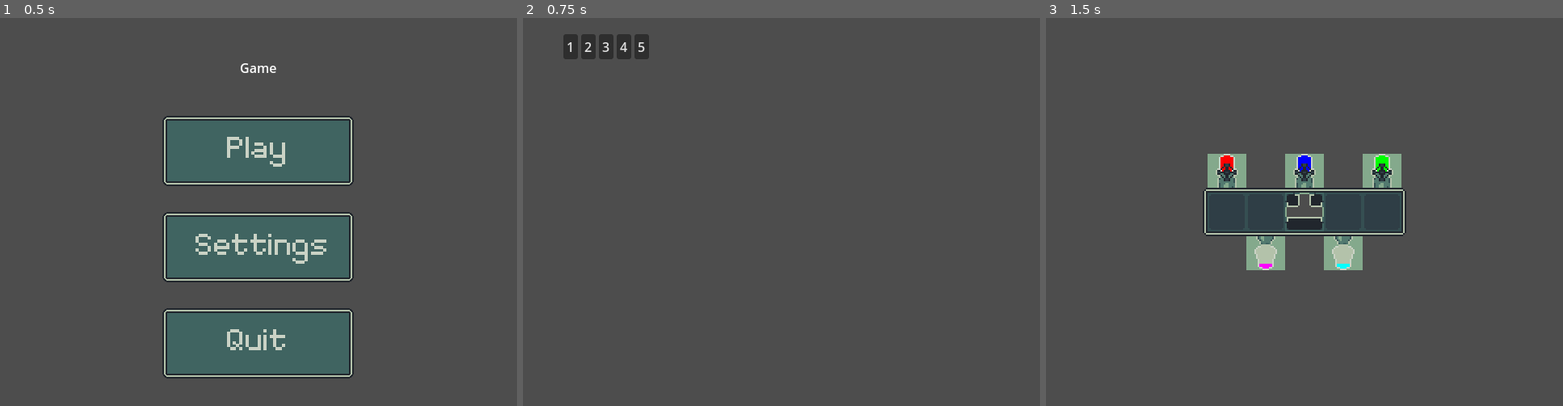
Above: before the commit, frames 1-3 (left to right).
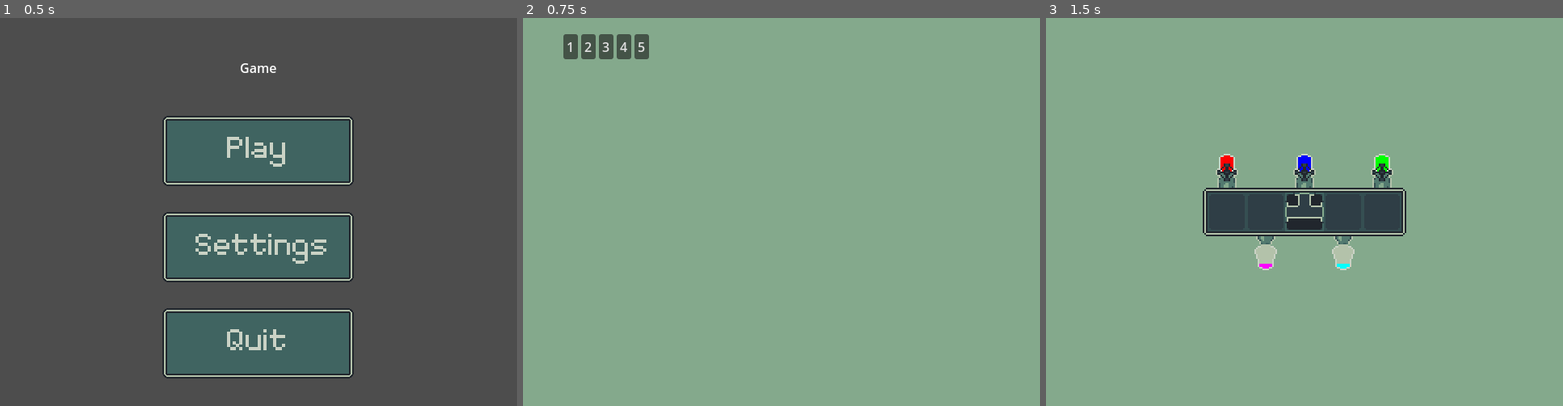
Above: after the commit, the same moments.

Repository: feargrinn/spacejam2024
Game: Godot game, scene res://node_2d.tscn
The game is run twice, just before and just after one commit, with the same random seed, the same clock (stepped at 60 frames per second) and the same inputs.
Inputs (mouse positions are in pixels of both pictures, inside the frame that each line leads up to):
- Up to frame 1 (0.5 s): no input
- Up to frame 2 (0.75 s): click (781, 149) at 0.5 s
- Up to frame 3 (1.5 s): click "1" at 1.25 s

Frame 1 is identical in both runs. In frame 2, 100% of the frame differs, in the area x 0-100%, y 0-100%; in frame 3, 92%.

Commit message:
tiles 7

Diff:
--- a/Tile.gd
+++ b/Tile.gd
@@ -3,6 +3,8 @@
 class_name Tile
 
 var paint_script = preload("res://Paint.gd")
+var transparent_texture: Texture2D
+var opaque_texture: Texture2D
 
 const Direction = {
 	UP = 0,
@@ -45,6 +47,7 @@
 	is_painted = false
 	pipe_size = 1.
 	texture_filter = CanvasItem.TEXTURE_FILTER_NEAREST
+	texture = opaque_texture
 
 # Called every frame. 'delta' is the elapsed time since the previous frame.
 func _process(delta):
@@ -62,6 +65,7 @@
 		remove_child(color)
 	else:
 		is_painted = true
+		texture = transparent_texture
 
 	color = _color
 	add_child(color)
--- a/Tiles/EmptyTile.gd
+++ b/Tiles/EmptyTile.gd
@@ -5,7 +5,10 @@
 
 # Called when the node enters the scene tree for the first time.
 func _ready():
-	texture = preload("res://images/tile_24x24_empty.png")
+	opaque_texture = preload("res://images/tile_24x24_empty.png")
+	transparent_texture = preload("res://images/tile_24x24_empty.png")
+
+	super._ready()
 
 
 # Called every frame. 'delta' is the elapsed time since the previous frame.
--- a/Tiles/InputTile.gd
+++ b/Tiles/InputTile.gd
@@ -8,9 +8,11 @@
 func _ready():
 	super._ready()
 	links.append(Direction.DOWN)
+
+	transparent_texture = preload("res://images/tile_24x24_input_transparent.png")
+
+	super._ready()
 	set_color(color)
-
-	texture = preload("res://images/tile_24x24_input_transparent.png")
 
 # Called every frame. 'delta' is the elapsed time since the previous frame.
 func _process(delta):
--- a/Tiles/LTile.gd
+++ b/Tiles/LTile.gd
@@ -7,7 +7,10 @@
 	links.append(Direction.UP)
 	links.append(Direction.RIGHT)
 
-	texture = preload("res://images/tile_24x24_L.png")
+	opaque_texture = preload("res://images/tile_24x24_L_opaque.png")
+	transparent_texture = preload("res://images/tile_24x24_L.png")
+
+	super._ready()
 
 # Called every frame. 'delta' is the elapsed time since the previous frame.
 func _process(delta):
--- a/Tiles/OutputTile.gd
+++ b/Tiles/OutputTile.gd
@@ -12,9 +12,10 @@
 func _ready():
 	super._ready()
 	links.append(Direction.UP)
+	transparent_texture = preload("res://images/tile_24x24_output_partially_transparent.png")
+
+	super._ready()
 	set_color(color)
-
-	texture = preload("res://images/tile_24x24_output_partially_transparent.png")
 
 # Called every frame. 'delta' is the elapsed time since the previous frame.
 func _process(delta):
--- a/Tiles/StraightTile.gd
+++ b/Tiles/StraightTile.gd
@@ -8,7 +8,10 @@
 	links.append(Direction.UP)
 	links.append(Direction.DOWN)
 
-	texture = preload("res://images/tile_24x24_I.png")
+	opaque_texture = preload("res://images/tile_24x24_I_opaque.png")
+	transparent_texture = preload("res://images/tile_24x24_I.png")
+
+	super._ready()
 
 # Called every frame. 'delta' is the elapsed time since the previous frame.
 func _process(delta):
--- a/Tiles/TTile.gd
+++ b/Tiles/TTile.gd
@@ -9,8 +9,10 @@
 	links.append(Direction.DOWN)
 	links.append(Direction.RIGHT)
 
-	texture = preload("res://images/tile_24x24_T.png")
+	opaque_texture = preload("res://images/tile_24x24_T_opaque.png")
+	transparent_texture = preload("res://images/tile_24x24_T.png")
 
+	super._ready()
 
 # Called every frame. 'delta' is the elapsed time since the previous frame.
 func _process(delta):
--- a/game.tscn
+++ b/game.tscn
@@ -1,6 +1,7 @@
-[gd_scene load_steps=2 format=3 uid="uid://fhmwenm3h7c7"]
+[gd_scene load_steps=3 format=3 uid="uid://fhmwenm3h7c7"]
 
 [ext_resource type="Script" path="res://game.gd" id="1_f0dd8"]
+[ext_resource type="Texture2D" uid="uid://oogt24347qv7" path="res://images/bg_640x480.png" id="2_5eohq"]
 
 [node name="Game" type="Node2D"]
 script = ExtResource("1_f0dd8")
@@ -188,6 +189,13 @@
 size_flags_horizontal = 3
 text = "5"
 
+[node name="ParallaxBackground" type="ParallaxBackground" parent="."]
+
+[node name="TextureRect" type="TextureRect" parent="ParallaxBackground"]
+offset_right = 40.0
+offset_bottom = 40.0
+texture = ExtResource("2_5eohq")
+
 [connection signal="pressed" from="LeverPicker/Rows/Columns/Level" to="." method="_on_level_pressed" binds= [1]]
 [connection signal="pressed" from="LeverPicker/Rows/Columns/Level2" to="." method="_on_level_pressed" binds= [2]]
 [connection signal="pressed" from="LeverPicker/Rows/Columns/Level3" to="." method="_on_level_pressed" binds= [3]]
